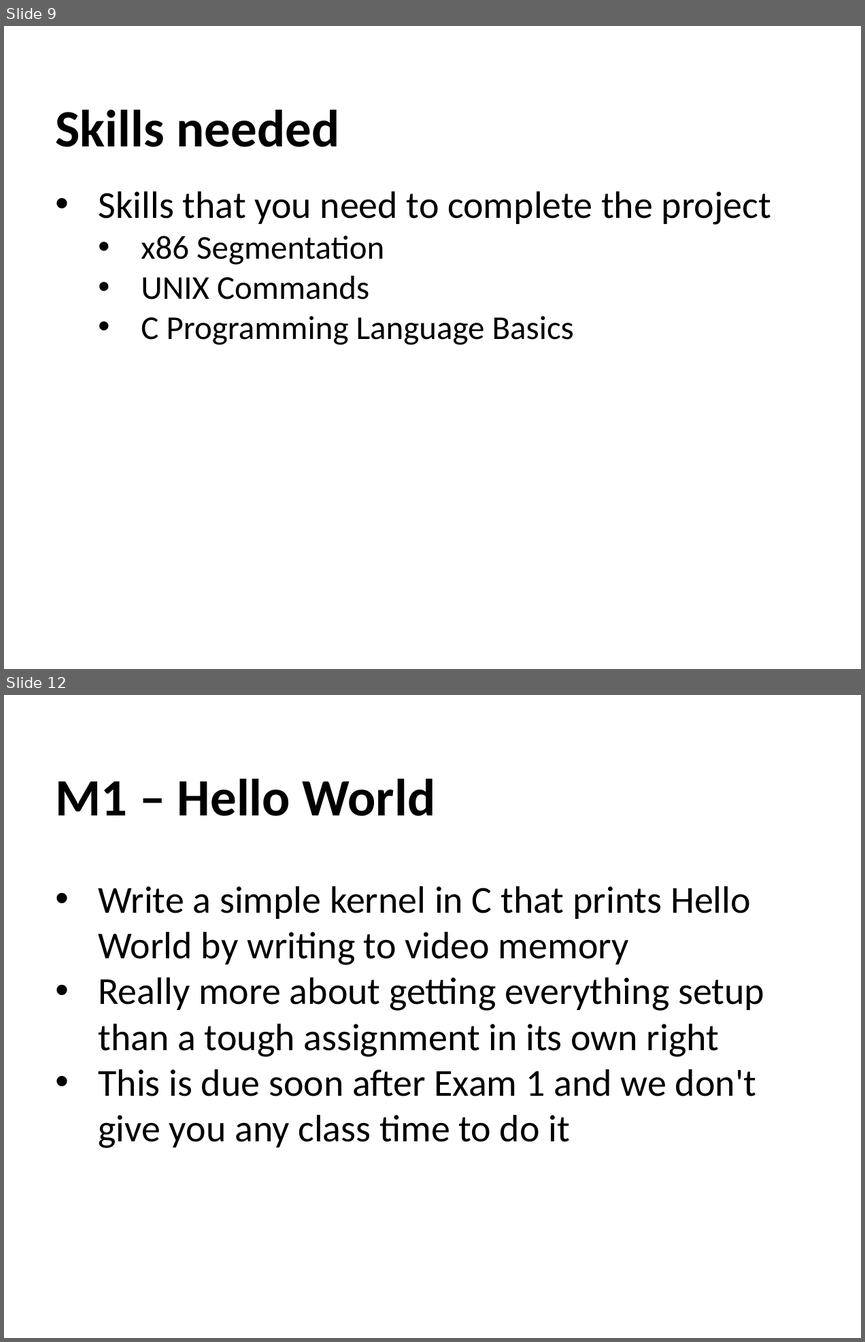
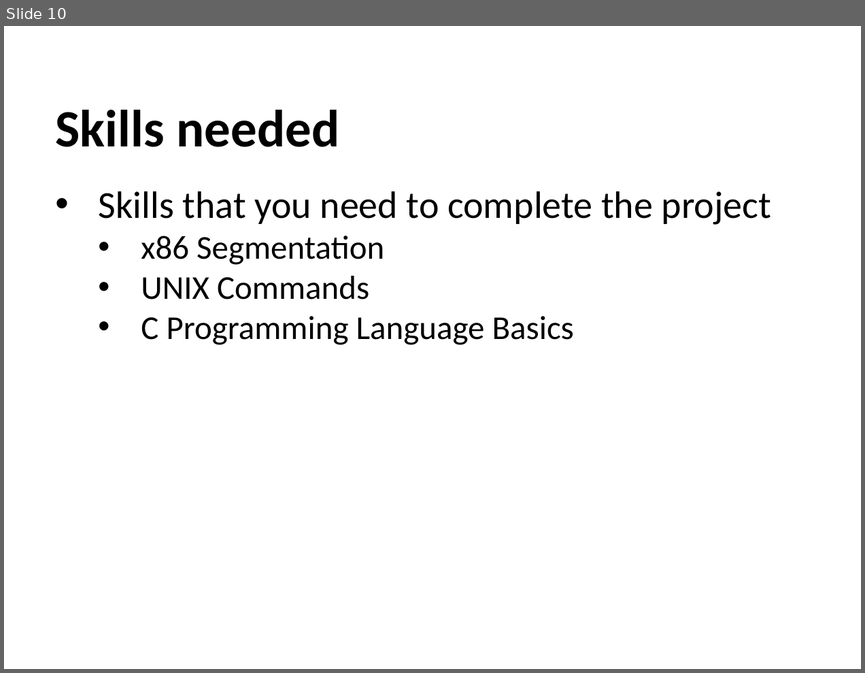
Before and after one commit to RHIT-CSSE/csse332, a slide deck: ClassMaterials/ProjectKickoff/ProjectKickoff.pptx. Shown one above the other, each under a label of ours: slides 9 and 12 before the commit, slide 10 after it; the slides between them are not shown. The pictures are 865x1342 and 865x673 pixels, drawn with LibreOffice and Linux fonts; fonts in the diff are those of the drawing. Boxes give left, top, right and bottom in pixels: in the first picture for what was removed or moved away, otherwise in the second. Text is boxed around its words. In the diff, an @@ line names an element or a change of style, - is before the commit and + after.

Commit message:
ProjectKickoff videos

```diff
--- a/ClassMaterials/ProjectKickoff/ProjectKickoff.pptx
+++ b/ClassMaterials/ProjectKickoff/ProjectKickoff.pptx
@@ slide 12 removed at box(4, 695, 861, 1338), background #FFFFFF @@
@@ text removed at box(55, 779, 436, 816) @@
-M1 – Hello World
@@ text removed at box(98, 886, 764, 1148) @@
-• Write a simple kernel in C that prints Hello World by writing to video memory
-• Really more about getting everything setup than a tough assignment in its own right
-• This is due soon after Exam 1 and we don't give you any class time to do it
@@ what was slide 9 is now slide 10 @@
```
Also in this commit, not shown: 4 slides changed, 2 slides added, 6 other slides removed, 1 other file.
